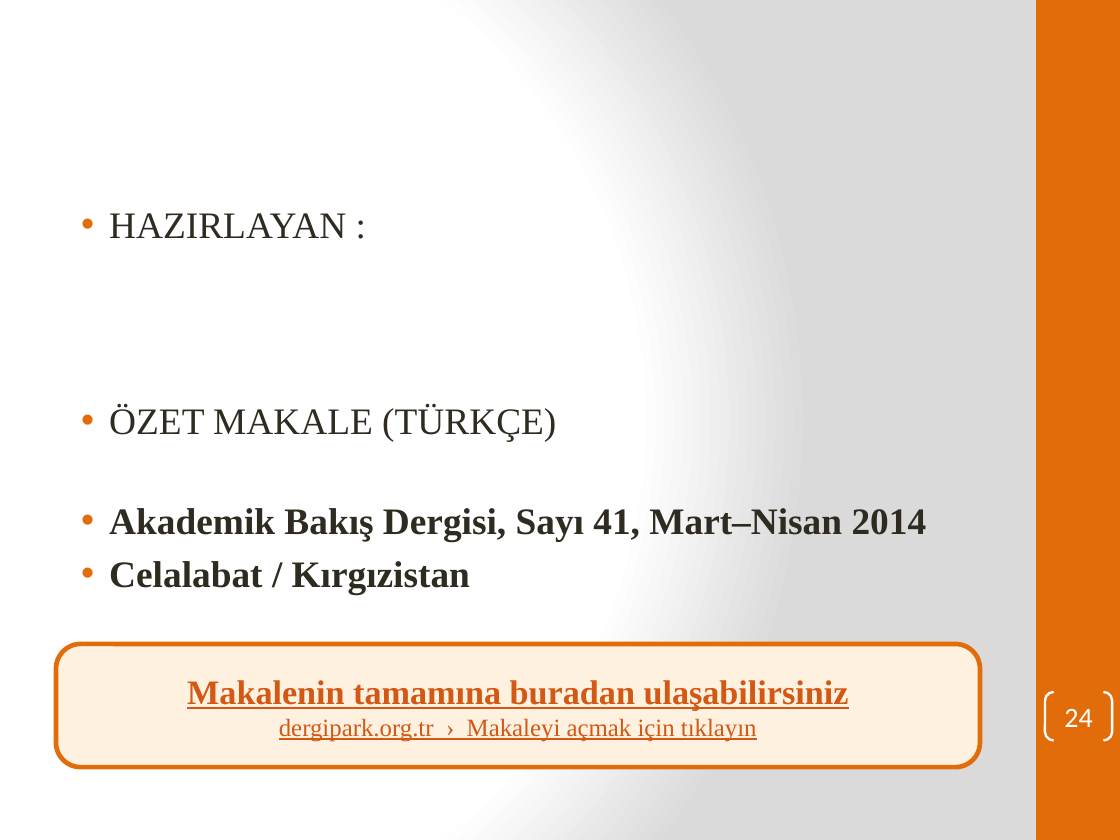
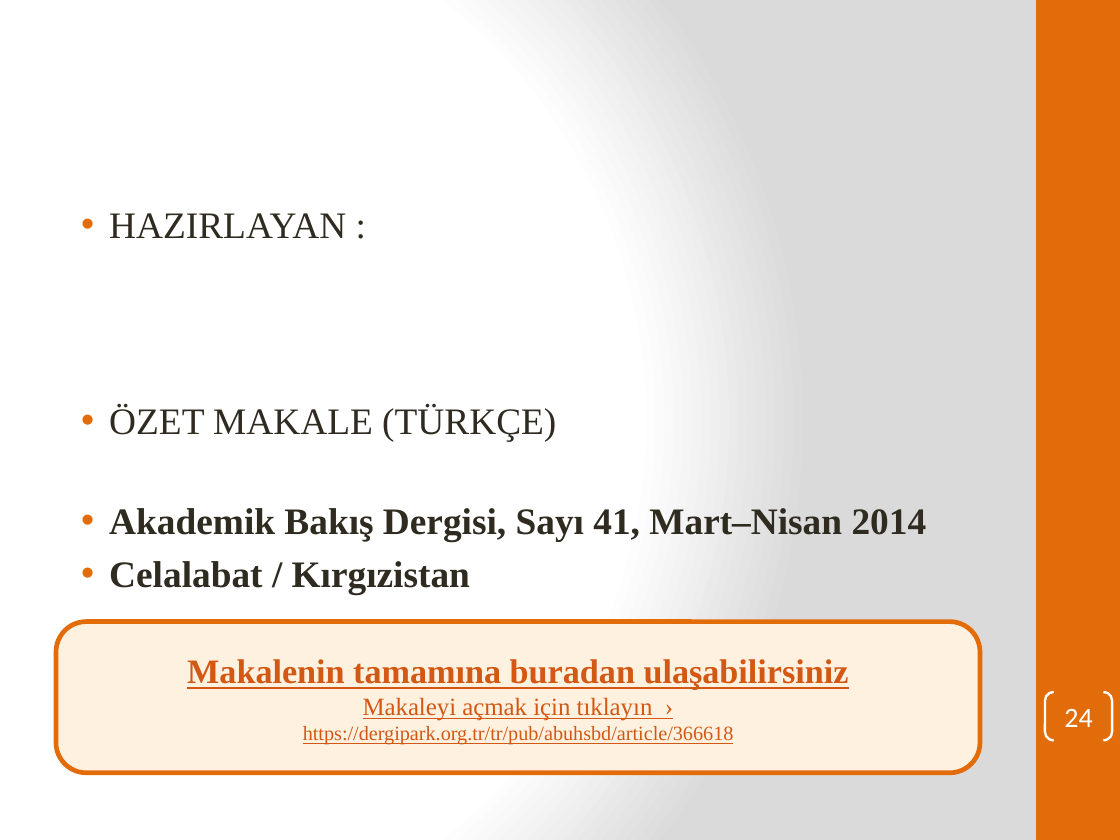
Before and after one commit to edipsahin20-tech/sahinerp, a slide deck: slide 24 of Makale1_Dinledigini_Anlama_Ozet.pptx. Drawn at 1120x840 pixels with LibreOffice and Linux fonts; fonts in the diff are those of the drawing. Boxes give left, top, right and bottom in pixels: in the first picture for what was removed or moved away, otherwise in the second. Text is boxed around its words. In the diff, an @@ line names an element or a change of style, - is before the commit and + after.

```diff
--- a/Makale1_Dinledigini_Anlama_Ozet.pptx
+++ b/Makale1_Dinledigini_Anlama_Ozet.pptx
@@ rounded rectangle "Makalenin tamamına buradan ulaşabilirsiniz" resized from (x1=56, y1=644, x2=980, y2=767) to (x1=56, y1=622, x2=980, y2=773) @@
@@ text in rounded rectangle at (x1=303, y1=697, x2=734, y2=745): text changed; size 16 to 13 pt @@
-dergipark.org.tr › Makaleyi açmak için tıklayın
+Makaleyi açmak için tıklayın ›
+https://dergipark.org.tr/tr/pub/abuhsbd/article/366618
```
Also in this commit, not shown: 1 other file.
